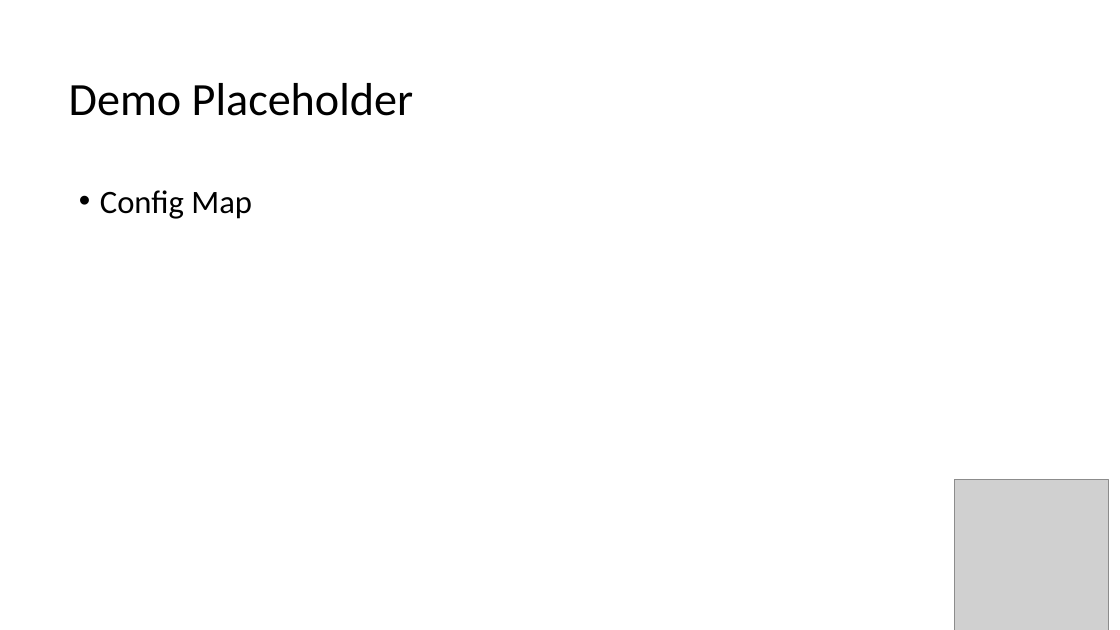
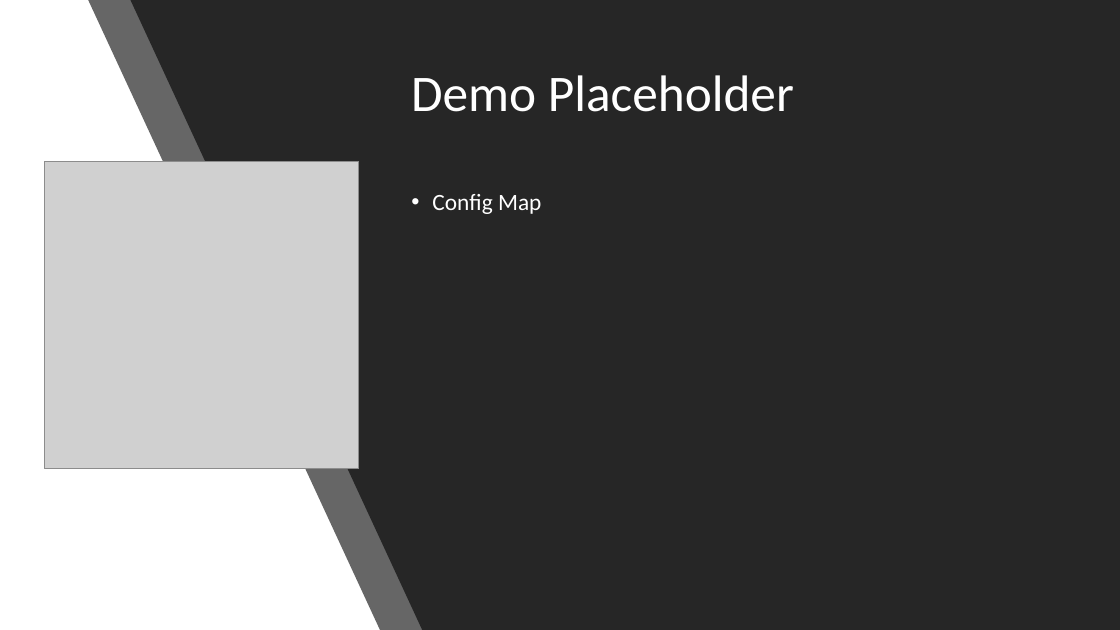
Before and after one commit to MohanRamadoss/kubernetes, a slide deck: slide 6 of 13-Config/config.pptx. Drawn at 1120x630 pixels with LibreOffice and Linux fonts; fonts in the diff are those of the drawing; grey boxes stand for pictures. Boxes give left, top, right and bottom in pixels: in the first picture for what was removed or moved away, otherwise in the second. Text is boxed around its words. In the diff, an @@ line names an element or a change of style, - is before the commit and + after.

```diff
--- a/13-Config/config.pptx
+++ b/13-Config/config.pptx
@@ background #FFFFFF to #000000 @@
@@ rectangle added at (0,0,1120,630), fill #FFFFFF @@
@@ freeform shape added at (88,0,1119,630), fill #262626 at 70% opacity @@
@@ freeform shape added at (130,0,1120,630), fill #262626 @@
@@ title "Demo Placeholder": place and size @@
-title "Demo Placeholder" at (69,83,413,116)
+title "Demo Placeholder" at (411,75,794,112)
@@ title "Demo Placeholder" at (411,75,794,112): size 39.6 to 44 pt, text colour #000000 to #FFFFFF; line spacing 2 to 0.9 @@
@@ picture: place and size @@
-picture at (954,480,1108,630)
+picture at (45,161,360,469)
@@ text "Config Map": place and size @@
-text "Config Map" at (100,190,252,219)
+text "Config Map" at (432,194,541,214)
@@ text "Config Map" at (432,194,541,214): size 28 to 20 pt, text colour #000000 to #FFFFFF; line spacing 2 to 0.9 @@
```
Also in this commit, not shown: 5 other slides changed, 1 slide added, 1 slide removed, 8 other files.
